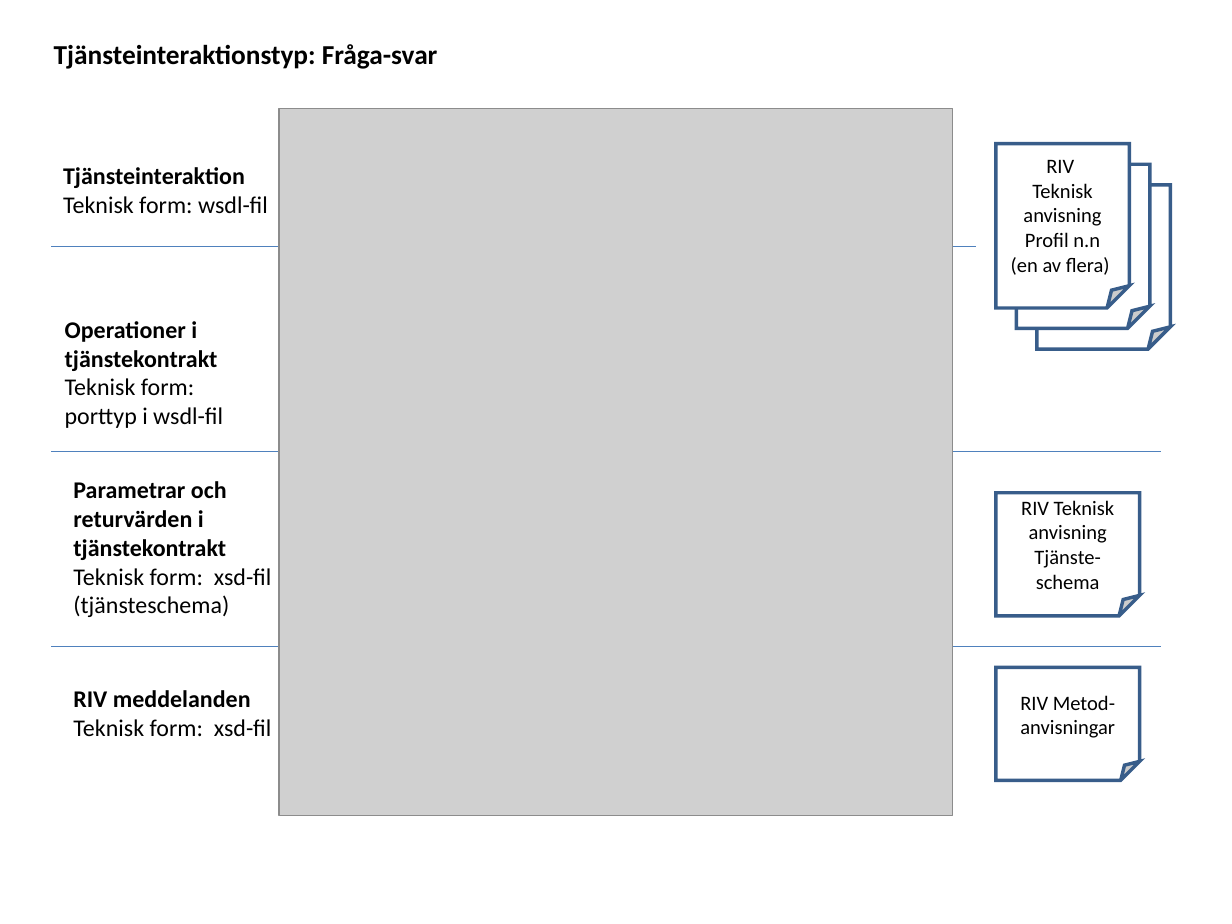
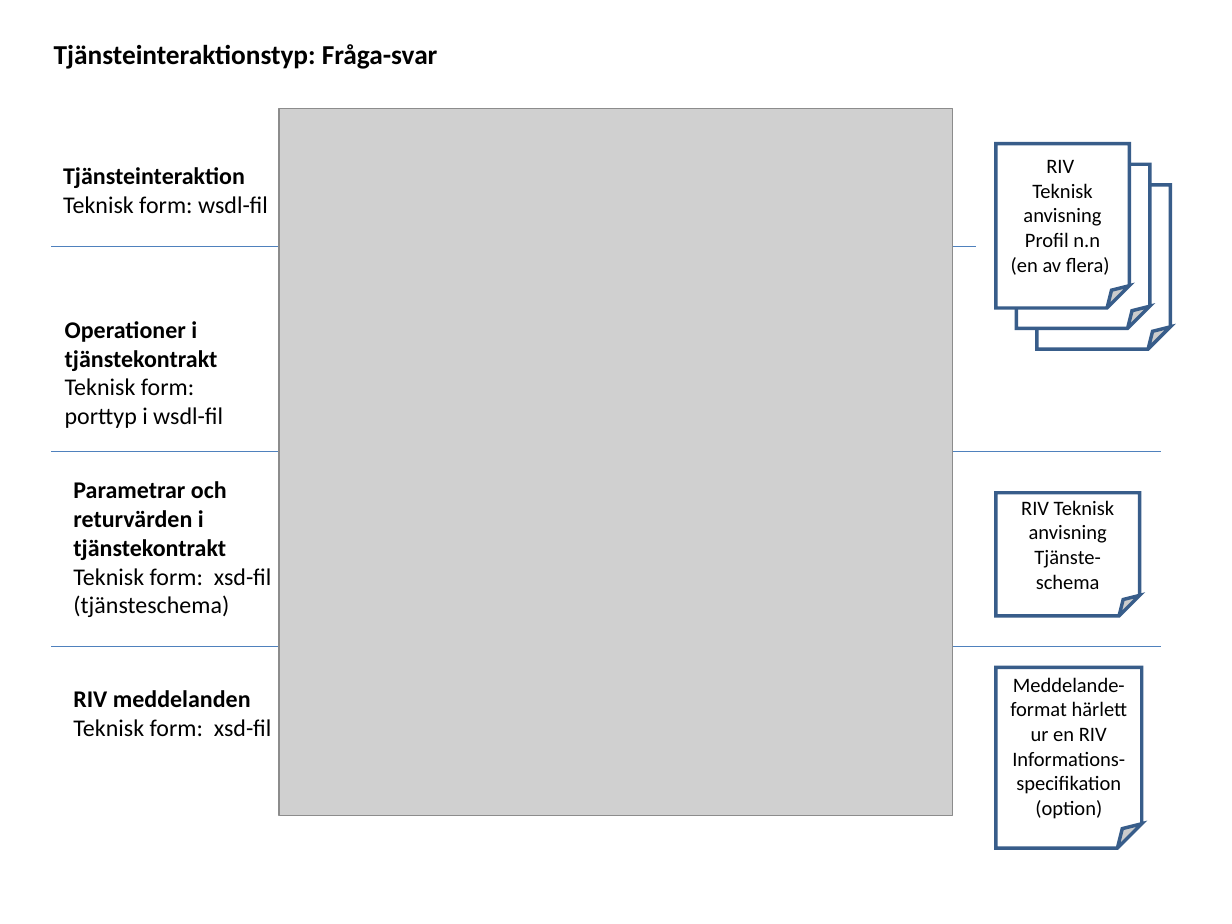
Before and after one commit to admstar/rivta, a slide deck: slide 3 of doc/arbetsdokument/RIV-förvaltning, Illustrationer.ppt. Drawn at 1232x924 pixels with LibreOffice and Linux fonts; fonts in the diff are those of the drawing; grey boxes stand for pictures. Boxes give left, top, right and bottom in pixels: in the first picture for what was removed or moved away, otherwise in the second. Text is boxed around its words. In the diff, an @@ line names an element or a change of style, - is before the commit and + after.

```diff
--- a/doc/arbetsdokument/RIV-förvaltning, Illustrationer.ppt
+++ b/doc/arbetsdokument/RIV-förvaltning, Illustrationer.ppt
@@ folded corner "Meddelande-format härlett ur en RIV ...": place and size @@
-folded corner "Meddelande-format härlett ur en RIV ..." at <box>995,668,1140,781</box>
+folded corner "Meddelande-format härlett ur en RIV ..." at <box>995,668,1141,849</box>
@@ text in folded corner at <box>1010,677,1128,819</box>: text changed @@
-RIV Metod-anvisningar
+Meddelande-format härlett ur en RIV Informations-specifikation (option)
```
Also in this commit, not shown: 6 other slides changed, 2 slides added, 1 other file.
